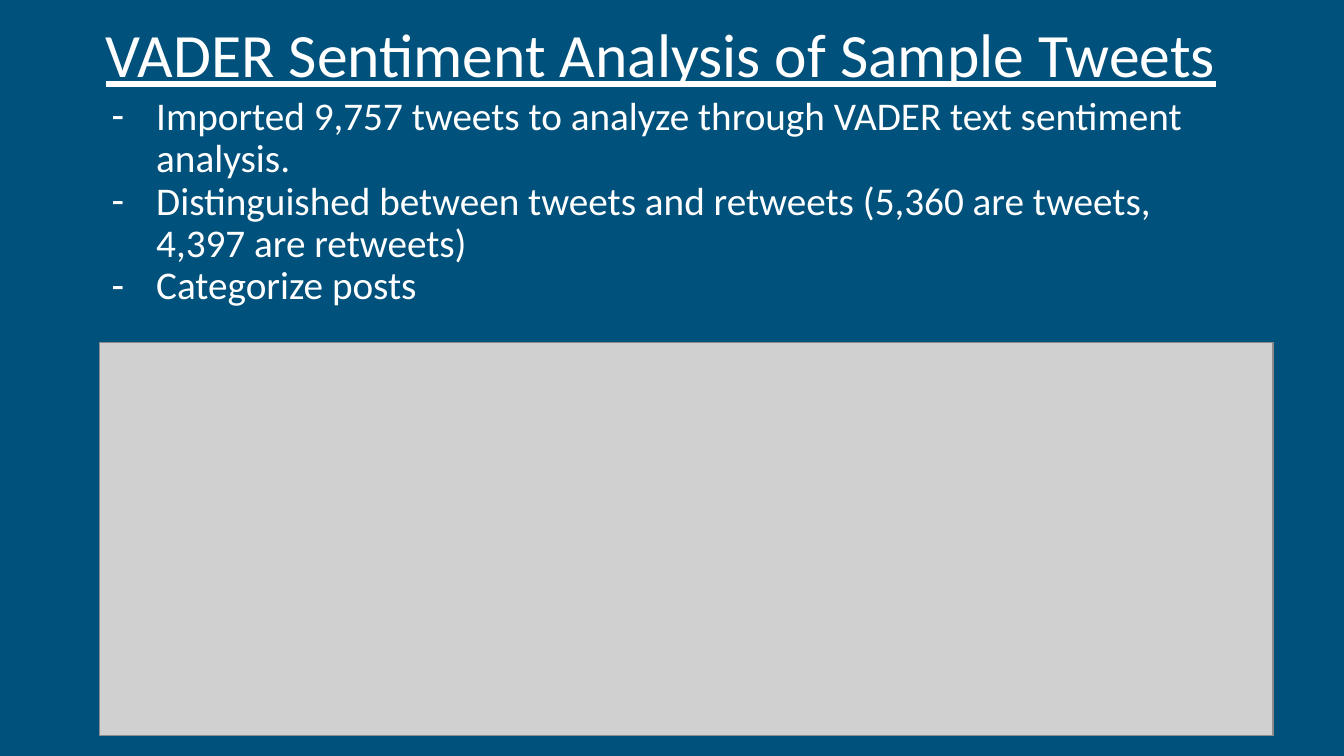
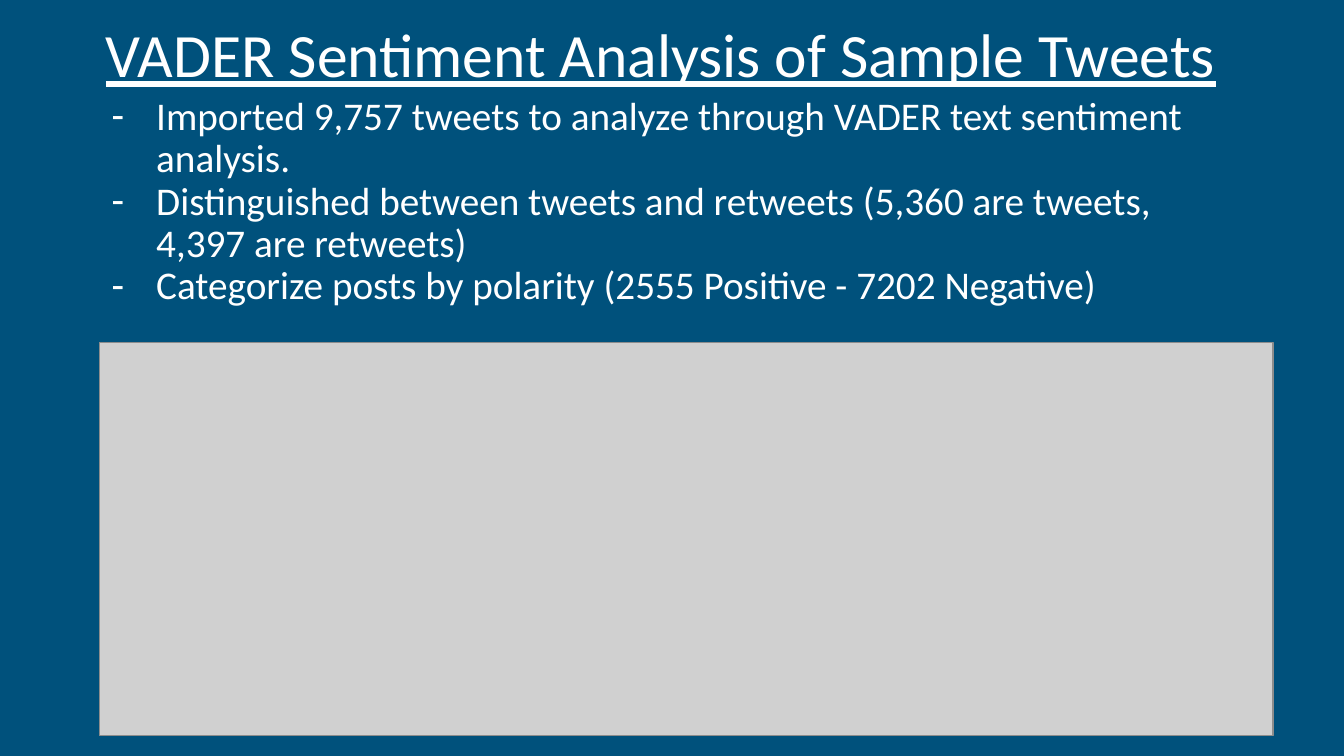
Before and after one commit to christinamarpar/GW-project-1, a slide deck: slide 11 of TradePres_v1.pptx (slide 9 before the commit). Drawn at 1344x756 pixels with LibreOffice and Linux fonts; fonts in the diff are those of the drawing; grey boxes stand for pictures. Boxes give left, top, right and bottom in pixels: in the first picture for what was removed or moved away, otherwise in the second. Text is boxed around its words. In the diff, an @@ line names an element or a change of style, - is before the commit and + after.

```diff
--- a/TradePres_v1.pptx
+++ b/TradePres_v1.pptx
@@ text at (156, 270, 1096, 306): text changed @@
-– Categorize posts
+– Categorize posts by polarity (2555 Positive - 7202 Negative)
```
Also in this commit, not shown: 3 slides added.
